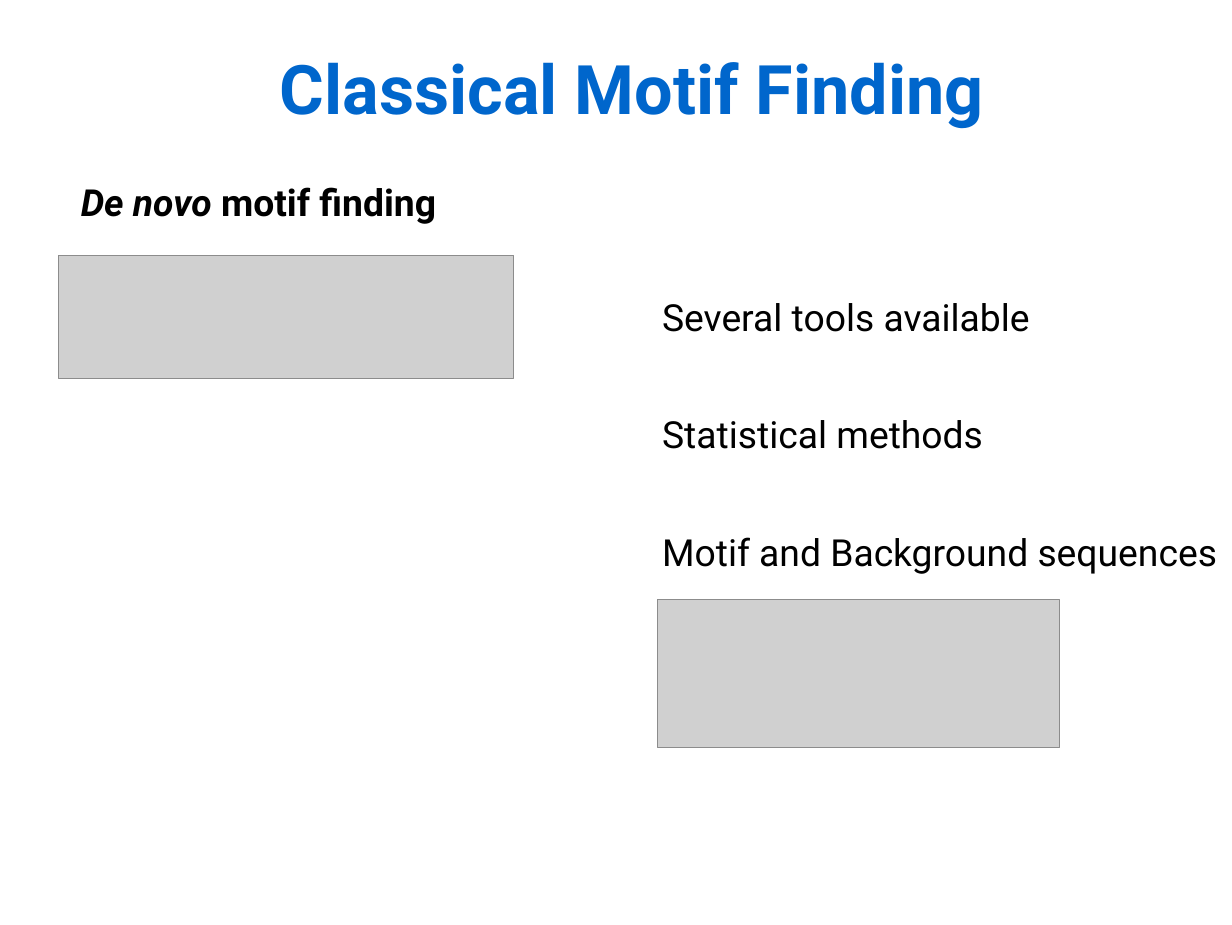
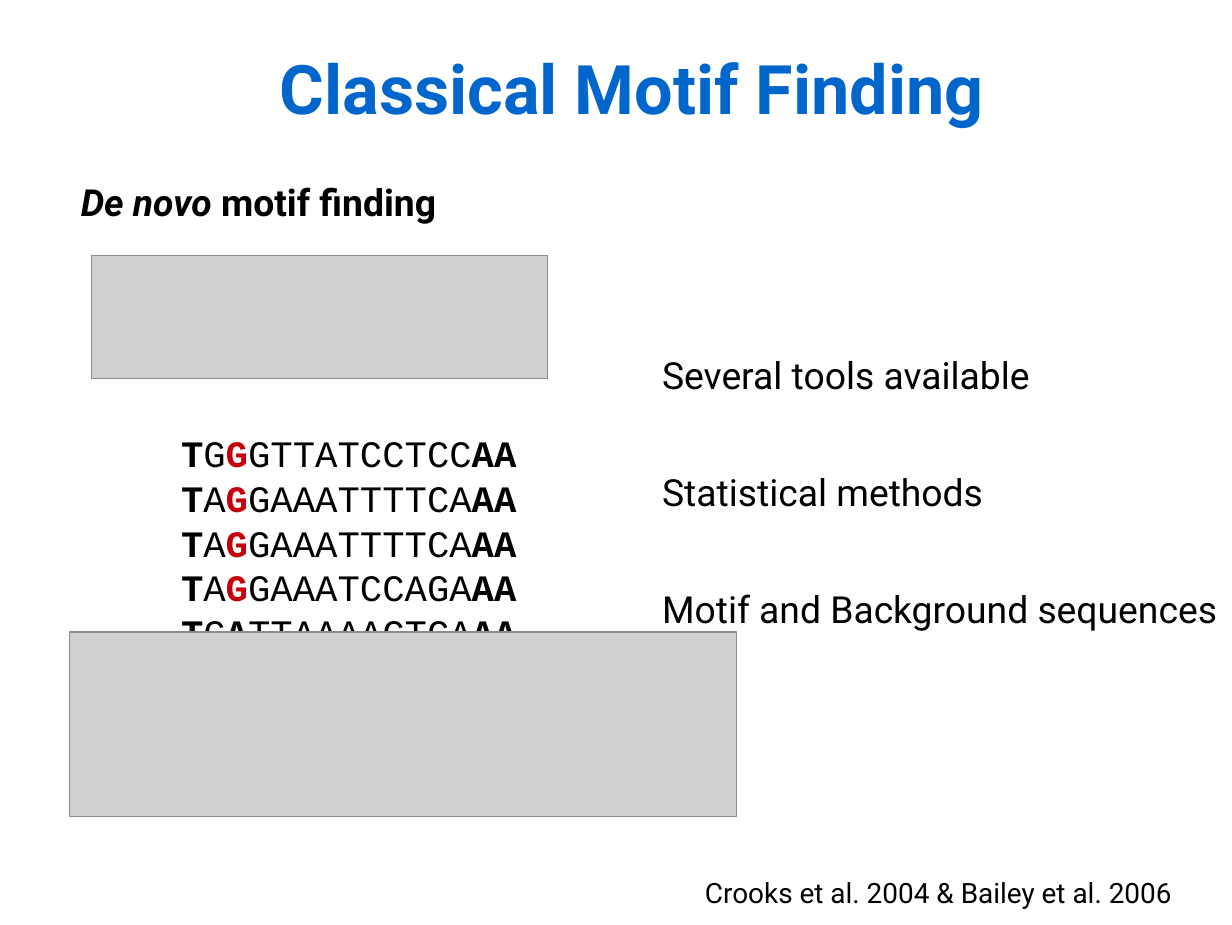
Before and after one commit to Rekyt/lynchlabpresentation2014, a slide deck: slide 6 of LabMeetingPresentation.odp. Drawn at 1232x925 pixels with LibreOffice and Linux fonts; fonts in the diff are those of the drawing; grey boxes stand for pictures. Boxes give left, top, right and bottom in pixels: in the first picture for what was removed or moved away, otherwise in the second. Text is boxed around its words. In the diff, an @@ line names an element or a change of style, - is before the commit and + after.

```diff
--- a/LabMeetingPresentation.odp
+++ b/LabMeetingPresentation.odp
@@ picture: place and size @@
-picture at (58,255,514,378)
+picture at (92,255,548,378)
@@ text "Several tools available": place and size @@
-text "Several tools available" at (662,303,1218,574)
+text "Several tools available" at (662,361,1218,633)
@@ text added at (181,442,516,633), 24 pt, text #000000 @@
+TGGGTTATCCTCCAA
+TAGGAAATTTTCAAA
+TAGGAAATTTTCAAA
+TAGGAAATCCAGAAA
+TGATTAAAACTCAAA
@@ picture: place and size @@
-picture at (657,599,1060,747)
+picture at (69,632,736,816)
@@ text added at (705,882,1172,909), 18 pt, text #000000 @@
+Crooks et al. 2004 & Bailey et al. 2006
```
Also in this commit, not shown: 2 other slides changed.
